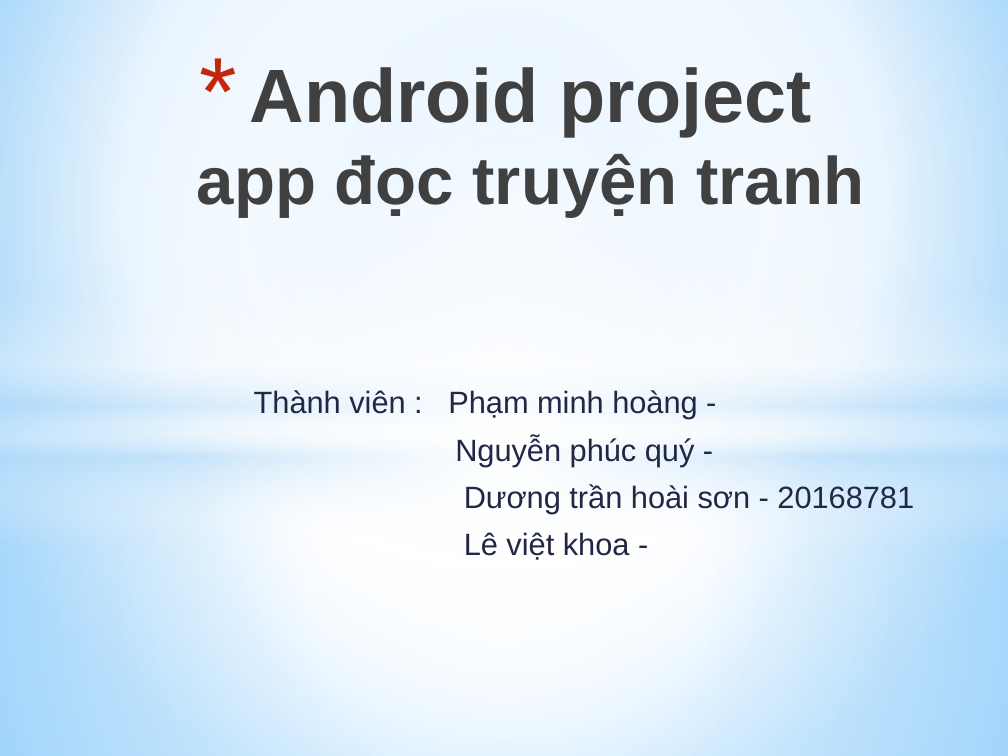
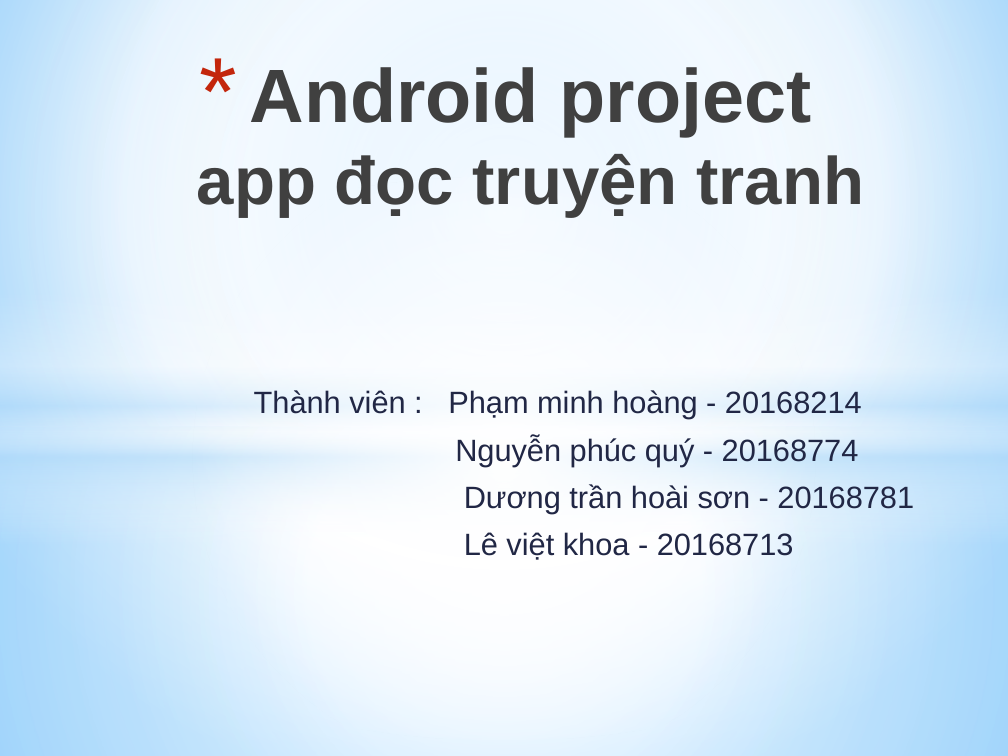
Before and after one commit to DuongSonn/comic_reader, a slide deck: slide 1 of nhom_09_ltu15.pptx. Drawn at 1008x756 pixels with LibreOffice and Linux fonts; fonts in the diff are those of the drawing. Boxes give left, top, right and bottom in pixels: in the first picture for what was removed or moved away, otherwise in the second. Text is boxed around its words. In the diff, an @@ line names an element or a change of style, - is before the commit and + after.

```diff
--- a/nhom_09_ltu15.pptx
+++ b/nhom_09_ltu15.pptx
@@ subtitle at (254, 390, 862, 466): text changed @@
-Thành viên : Phạm minh hoàng -
-Nguyễn phúc quý -
+Thành viên : Phạm minh hoàng - 20168214
+Nguyễn phúc quý - 20168774
@@ subtitle at (464, 532, 794, 560): text changed @@
-Lê việt khoa -
+Lê việt khoa - 20168713
```
